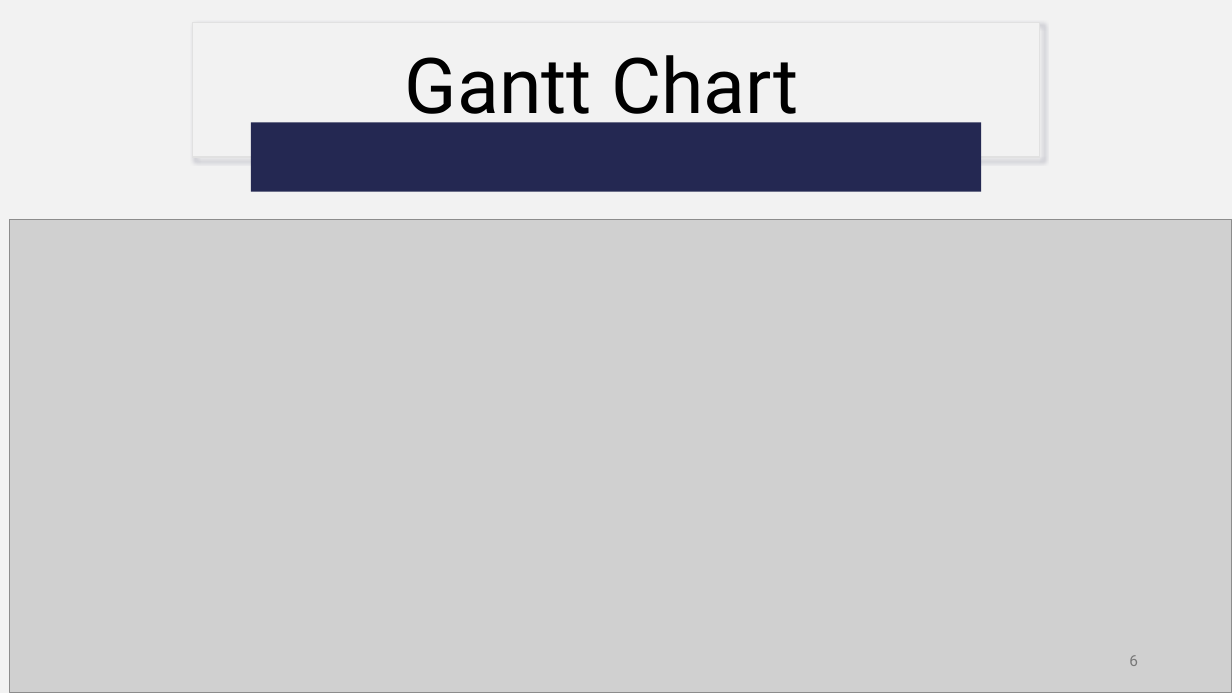
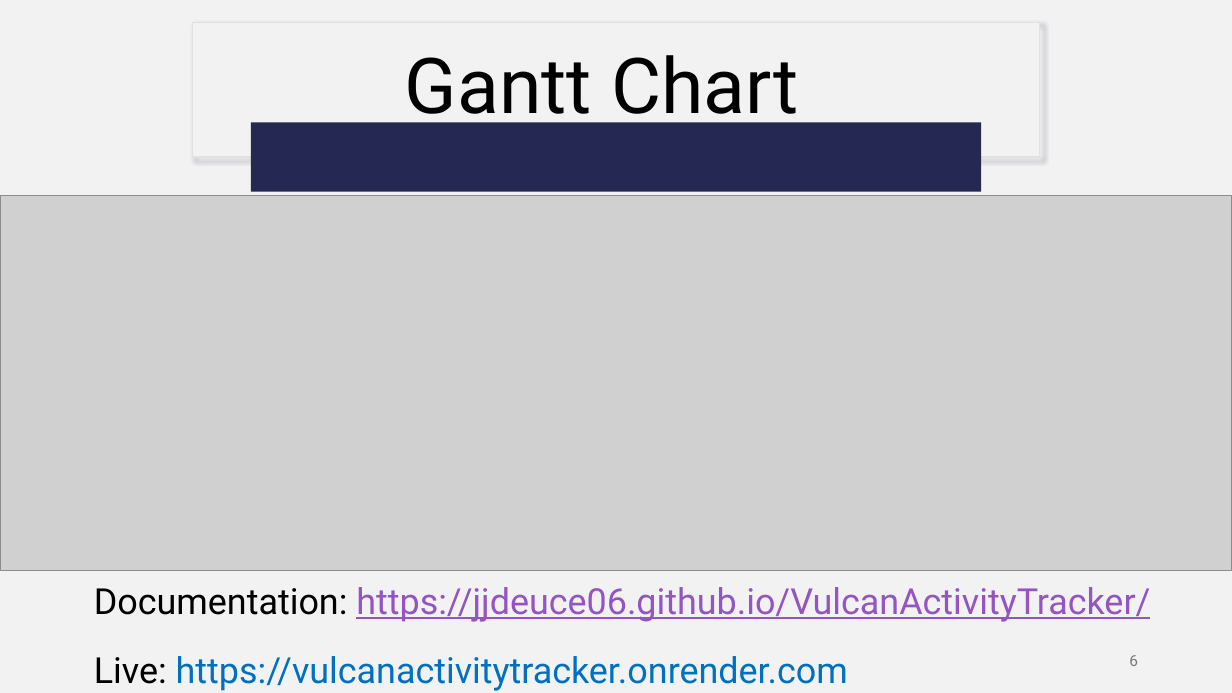
Before and after one commit to jjdeuce06/VulcanActivityTracker, a slide deck: slide 6 of Documentation/FinalPresentation/VulcanActivityTracker-Group2.pptx. Drawn at 1232x693 pixels with LibreOffice and Linux fonts; fonts in the diff are those of the drawing; grey boxes stand for pictures. Boxes give left, top, right and bottom in pixels: in the first picture for what was removed or moved away, otherwise in the second. Text is boxed around its words. In the diff, an @@ line names an element or a change of style, - is before the commit and + after.

```diff
--- a/Documentation/FinalPresentation/VulcanActivityTracker-Group2.pptx
+++ b/Documentation/FinalPresentation/VulcanActivityTracker-Group2.pptx
@@ picture: place and size @@
-picture at <box>10,219,1232,693</box>
+picture at <box>0,196,1232,570</box>
@@ text added at <box>94,587,1150,691</box>, 28 pt, text #9454C3 @@
+Documentation: https://jjdeuce06.github.io/VulcanActivityTracker/
+Live: https://vulcanactivitytracker.onrender.com
```
Also in this commit, not shown: 2 other slides changed, 2 slides added, 1 slide removed.
